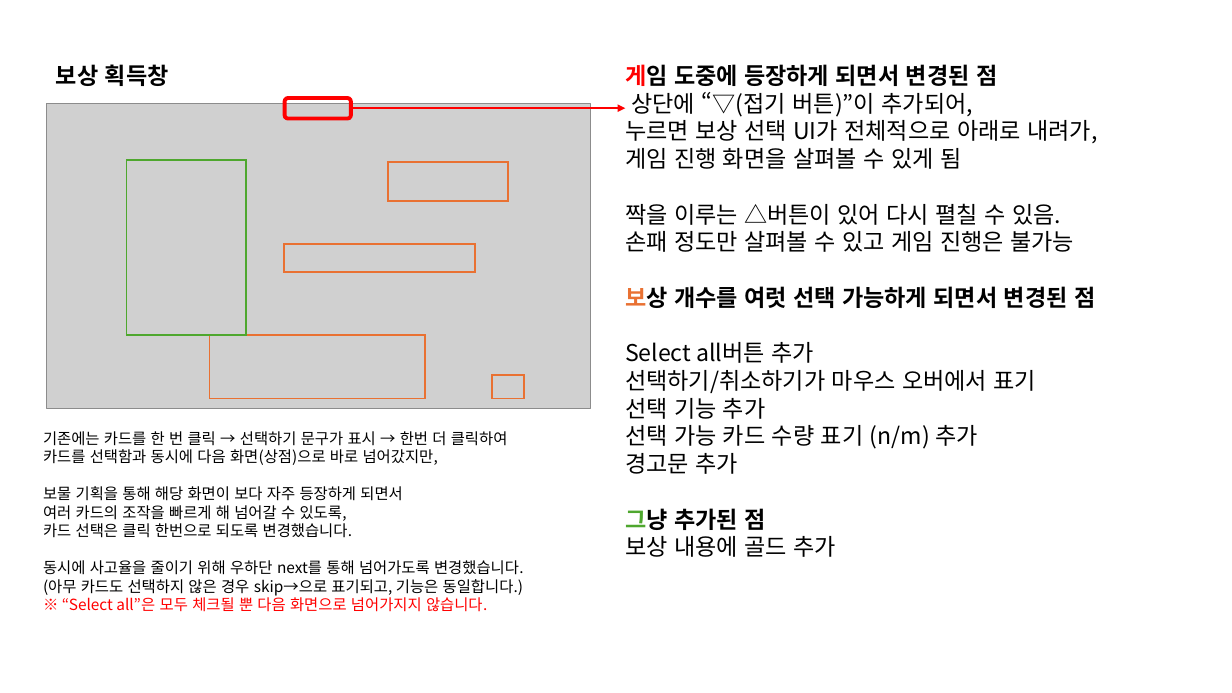
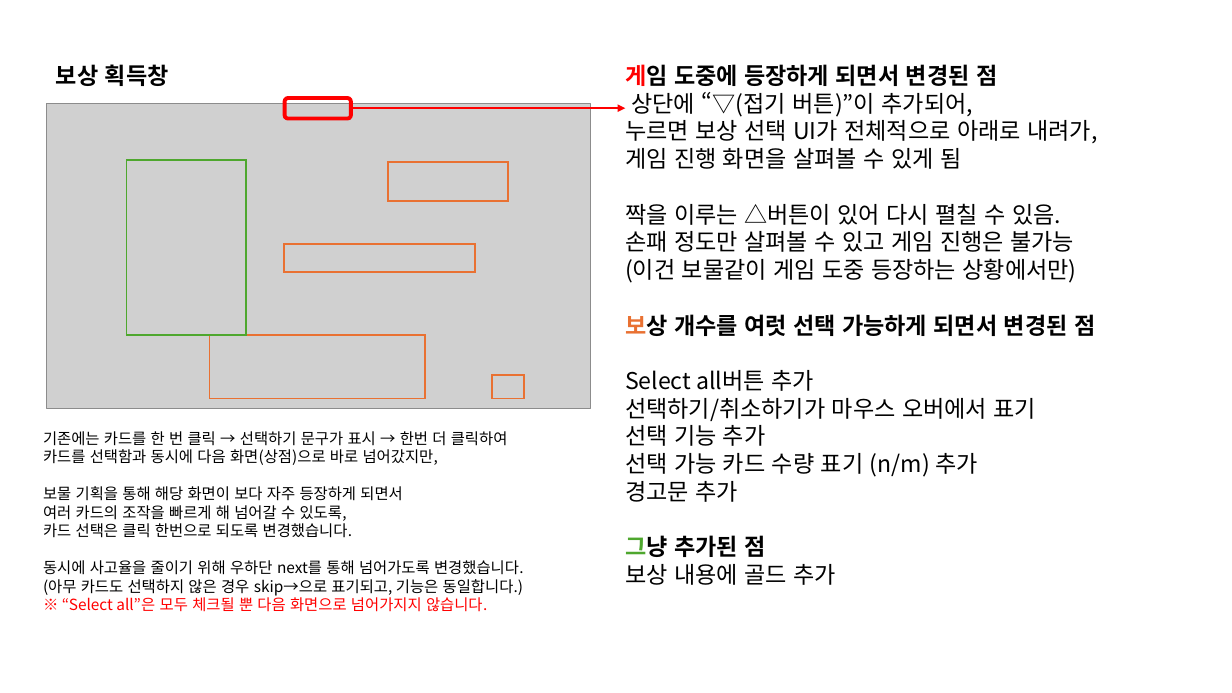
Before and after one commit to kauthor/FluffyDisdog, a slide deck: slide 5 of Plan/기획서/땅부수기2026 ch2.pptx. Drawn at 1232x693 pixels with LibreOffice and Linux fonts; fonts in the diff are those of the drawing; grey boxes stand for pictures. Boxes give left, top, right and bottom in pixels: in the first picture for what was removed or moved away, otherwise in the second. Text is boxed around its words. In the diff, an @@ line names an element or a change of style, - is before the commit and + after.

```diff
--- a/Plan/기획서/땅부수기2026 ch2.pptx
+++ b/Plan/기획서/땅부수기2026 ch2.pptx
@@ text at (625,258,1077,283): paragraph added @@
+(이건 보물같이 게임 도중 등장하는 상황에서만)
```
Also in this commit, not shown: 3 other slides changed.
